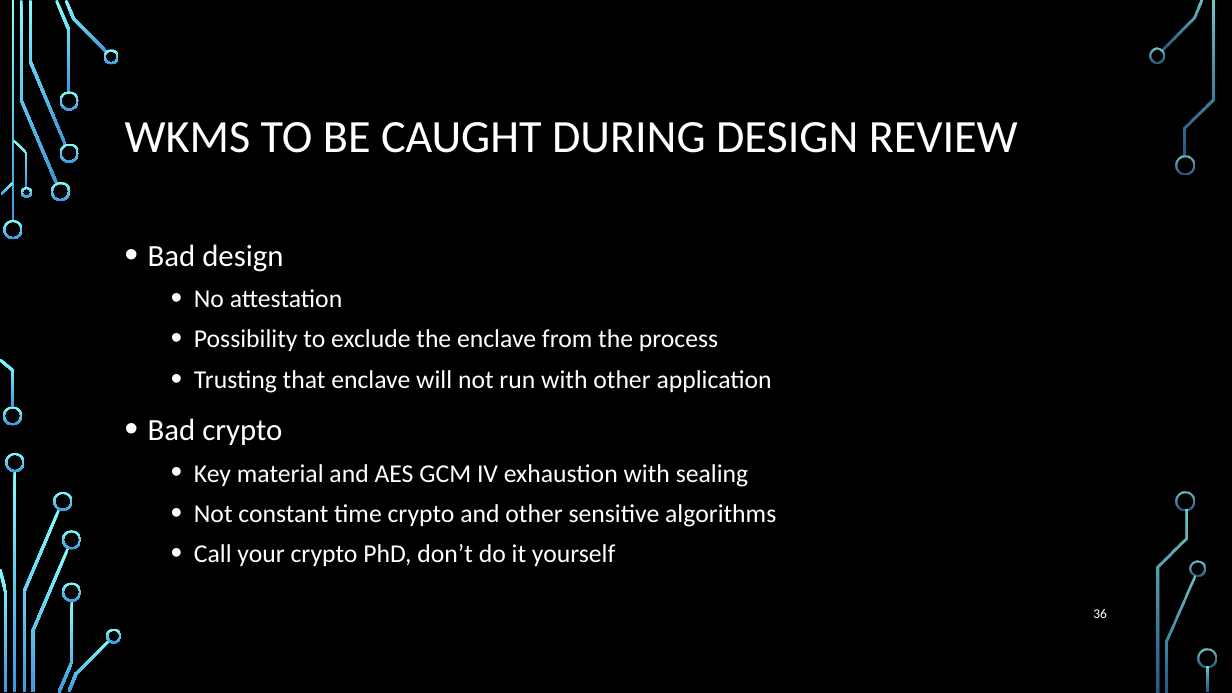
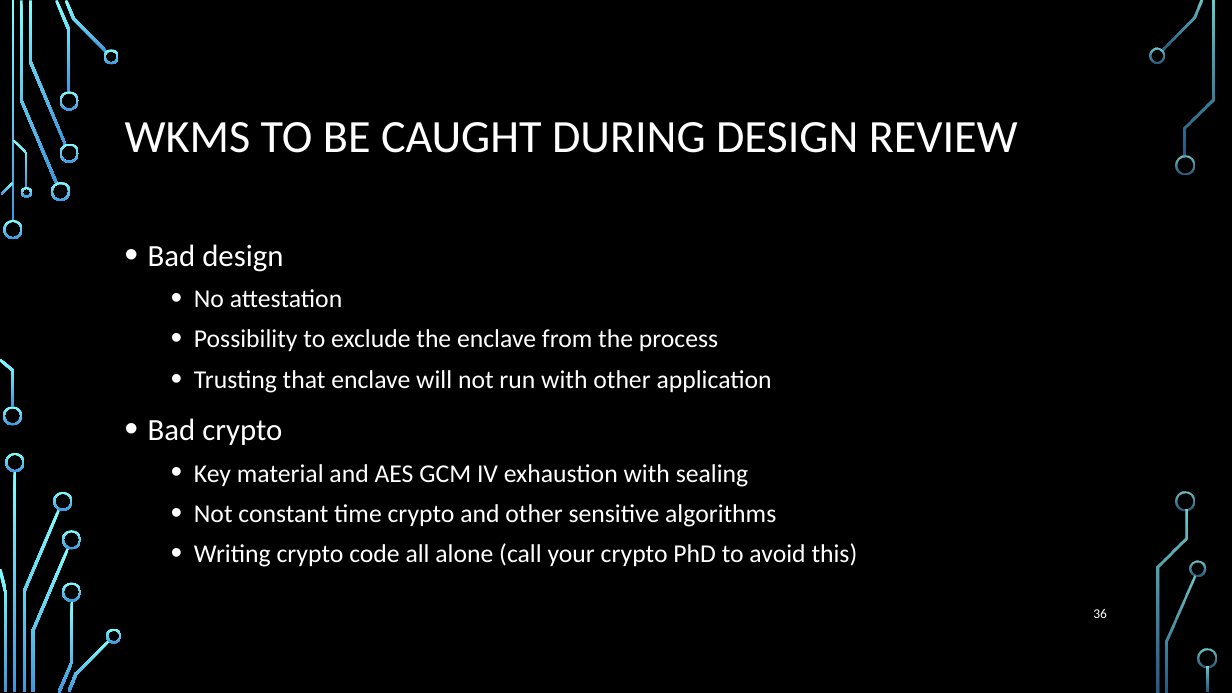
Before and after one commit to wireshrink/RECONMTL-2017, a slide deck: slide 36 of docs/SGX Enclave Programming - Common Mistakes.pptx. Drawn at 1232x693 pixels with LibreOffice and Linux fonts; fonts in the diff are those of the drawing; background and template pictures are left out. Boxes give left, top, right and bottom in pixels: in the first picture for what was removed or moved away, otherwise in the second. Text is boxed around its words. In the diff, an @@ line names an element or a change of style, - is before the commit and + after.

Commit message:
Last additions to the presentation

```diff
--- a/docs/SGX Enclave Programming - Common Mistakes.pptx
+++ b/docs/SGX Enclave Programming - Common Mistakes.pptx
@@ text at bbox=[194, 543, 858, 567]: text changed @@
-  • Call your crypto PhD, don’t do it yourself
+  • Writing crypto code all alone (call your crypto PhD to avoid this)
```
